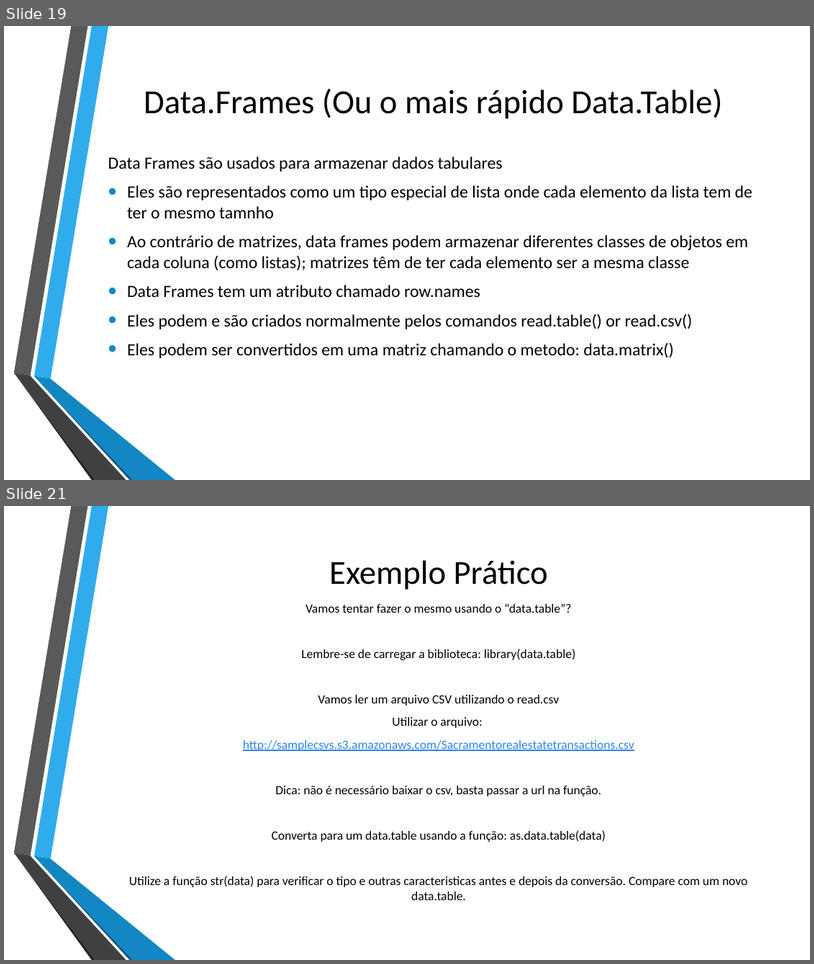
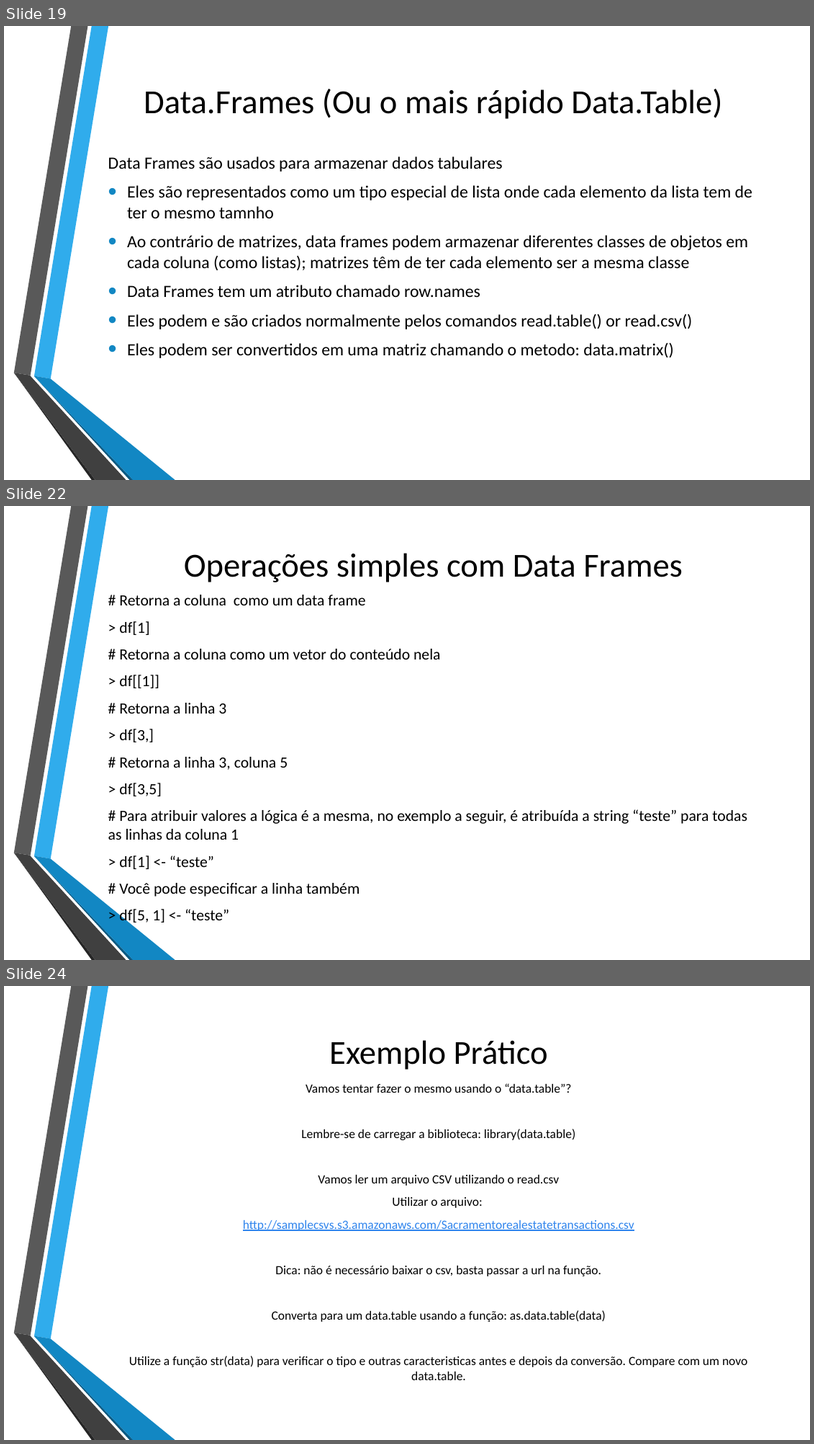
Before and after one commit to fabiocmazzo/workshop_fatec_ind, a slide deck: Apresentacao Linguagem R.pptx. Shown one above the other, each under a label of ours: slides 19 and 21 before the commit, slides 19, 22 and 24 after it; the slides between them are not shown. The pictures are 814x964 and 814x1444 pixels, drawn with LibreOffice and Linux fonts; fonts in the diff are those of the drawing; background and template pictures are left out. Boxes give left, top, right and bottom in pixels: in the first picture for what was removed or moved away, otherwise in the second. Text is boxed around its words. In the diff, an @@ line names an element or a change of style, - is before the commit and + after.

```diff
--- a/Apresentacao Linguagem R.pptx
+++ b/Apresentacao Linguagem R.pptx
@@ slide 22 added at [4, 506, 810, 960], background picture (left out); not listed: 6 template elements that a slide beside it also shows @@
@@ title added at [184, 553, 683, 582], 40 pt, text #000000 @@
+Operações simples com Data Frames
@@ text added at [108, 621, 748, 924], 18.6 pt, text #000000 @@
+# Retorna a coluna como um data frame
+> df[1]
+# Retorna a coluna como um vetor do conteúdo nela
+> df[[1]]
+# Retorna a linha 3
+> df[3,]
+# Retorna a linha 3, coluna 5
+> df[3,5]
+# Para atribuir valores a lógica é a mesma, no exemplo a seguir, é atribuída a string “teste” para todas as linhas da coluna 1
+> df[1] <- “teste”
+# Você pode especificar a linha também
+> df[5, 1] <- “teste”
@@ what was slide 21 is now slide 24 @@
```
Also in this commit, not shown: 1 slide changed, 2 other slides added.
